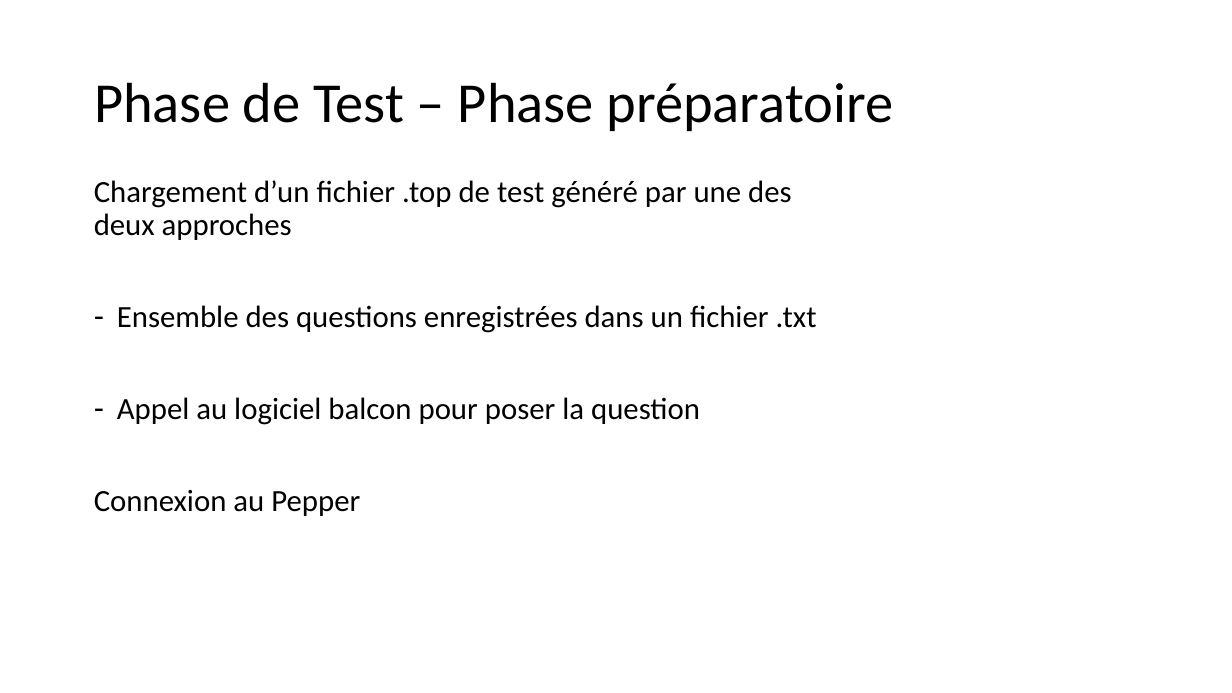
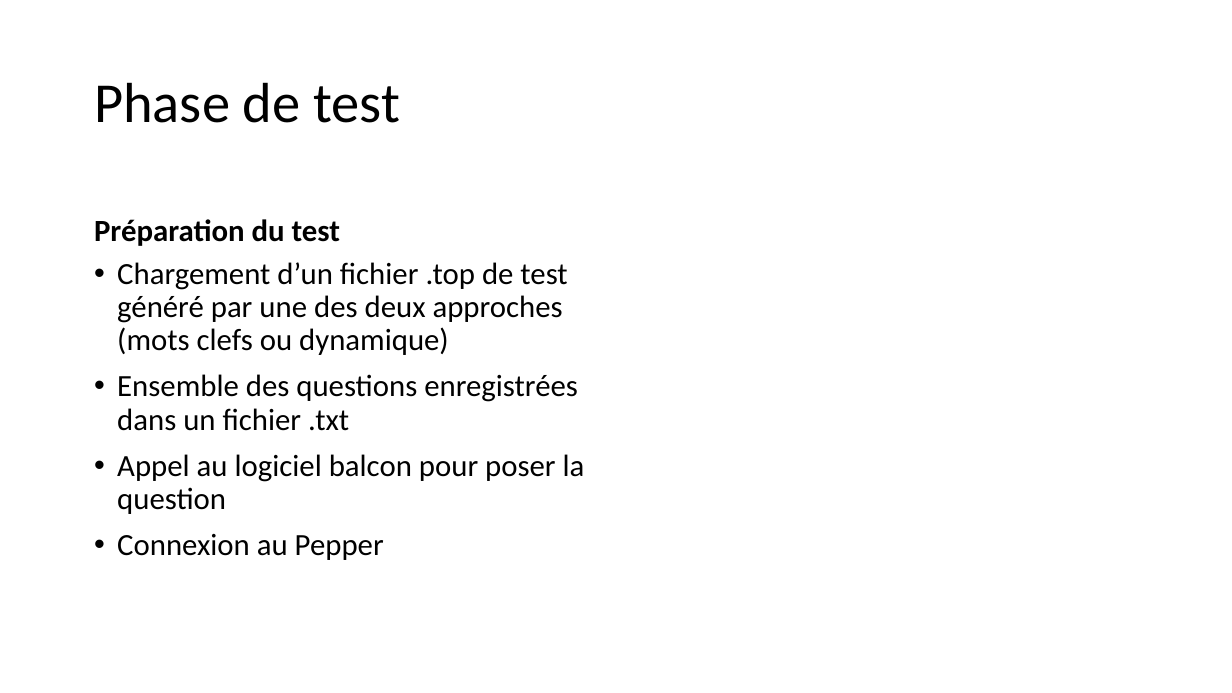
Before and after one commit to PorteAntoine/IHM_PEPPER_CPE2017, a slide deck: slide 15 of Rapport/Diapo_ihm_pepper.pptx. Drawn at 1232x693 pixels with LibreOffice and Linux fonts; fonts in the diff are those of the drawing; background and template pictures are left out. Boxes give left, top, right and bottom in pixels: in the first picture for what was removed or moved away, otherwise in the second. Text is boxed around its words. In the diff, an @@ line names an element or a change of style, - is before the commit and + after.

```diff
--- a/Rapport/Diapo_ihm_pepper.pptx
+++ b/Rapport/Diapo_ihm_pepper.pptx
@@ title at box(94, 82, 400, 123): text changed @@
-Phase de Test – Phase préparatoire
+Phase de test
@@ text added at box(94, 219, 340, 246), 24 pt, text #000000, bold @@
+Préparation du test
@@ text "Chargement d’un fichier .top de ...": place and size @@
-text "Chargement d’un fichier .top de ..." at box(94, 180, 817, 516)
+text "Chargement d’un fichier .top de ..." at box(117, 262, 585, 560)
@@ text at box(117, 262, 567, 355): text changed @@
-Chargement d’un fichier .top de test généré par une des deux approches
+• Chargement d’un fichier .top de test généré par une des deux approches (mots clefs ou dynamique)
@@ text at box(117, 374, 585, 560): bullet - to •; bullet none to • @@
```
Also in this commit, not shown: 9 other slides changed, 3 slides added, 1 slide removed.
